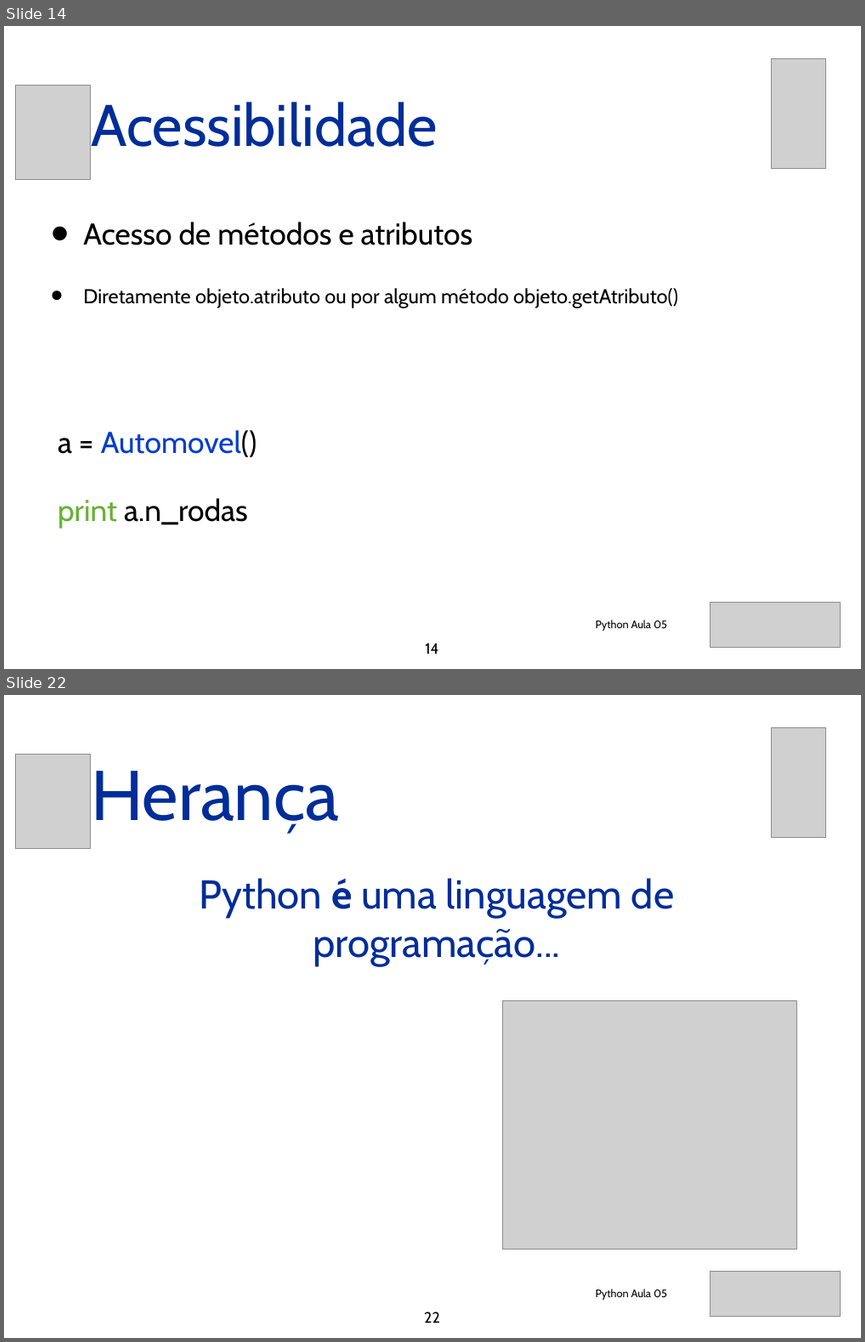
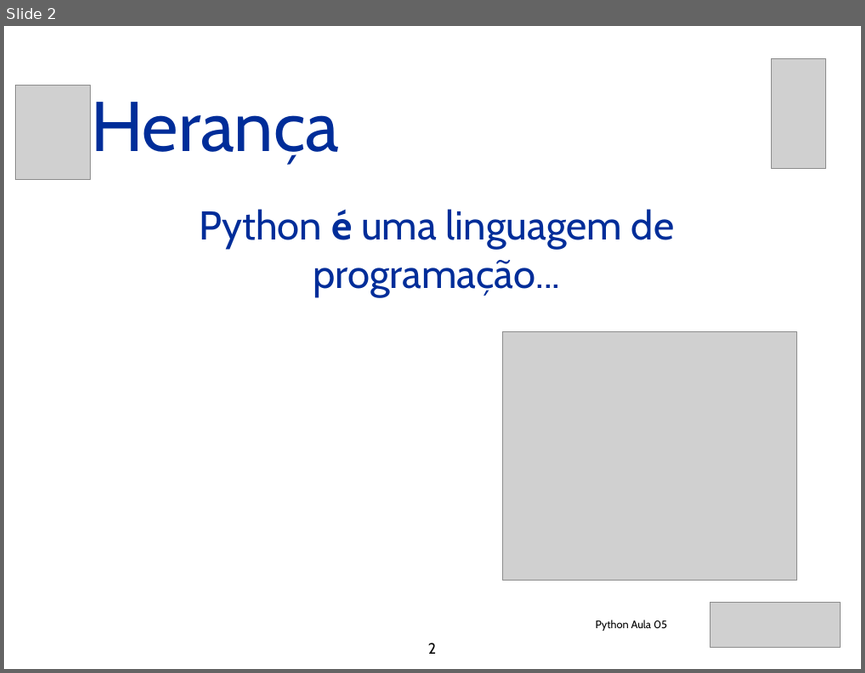
Before and after one commit to eduardocunha11/firstblog, a slide deck: aulas/poo/backes/AulaPython11-Heranca_e_Polimorfismo.pptx. Shown one above the other, each under a label of ours: slides 14 and 22 before the commit, slide 2 after it; the slides between them are not shown. The pictures are 865x1342 and 865x673 pixels, drawn with LibreOffice and Linux fonts; fonts in the diff are those of the drawing; grey boxes stand for pictures. Boxes give left, top, right and bottom in pixels: in the first picture for what was removed or moved away, otherwise in the second. Text is boxed around its words. In the diff, an @@ line names an element or a change of style, - is before the commit and + after.

Commit message:
aula de heranca

```diff
--- a/aulas/poo/backes/AulaPython11-Heranca_e_Polimorfismo.pptx
+++ b/aulas/poo/backes/AulaPython11-Heranca_e_Polimorfismo.pptx
@@ slide 14 removed at bbox=[4, 26, 861, 669], background #FFFFFF @@
@@ picture removed at bbox=[772, 58, 826, 168] @@
@@ picture removed at bbox=[15, 85, 90, 179] @@
@@ title removed at bbox=[91, 102, 438, 147] @@
-Acessibilidade
@@ text removed at bbox=[83, 222, 678, 308] @@
-• Acesso de métodos e atributos
-• Diretamente objeto.atributo ou por algum método objeto.getAtributo()
@@ text removed at bbox=[58, 430, 257, 528] @@
-    a = Automovel()
-    print a.n_rodas
@@ picture removed at bbox=[710, 602, 840, 647] @@
@@ text removed at bbox=[596, 619, 667, 630] @@
-Python Aula 05
@@ page number removed at bbox=[425, 642, 438, 653] @@
-14
@@ what was slide 22 is now slide 2 @@
@@ page number at bbox=[428, 642, 436, 653]: text changed @@
-22
+2
```
Also in this commit, not shown: 1 slide added, 20 other slides removed.
